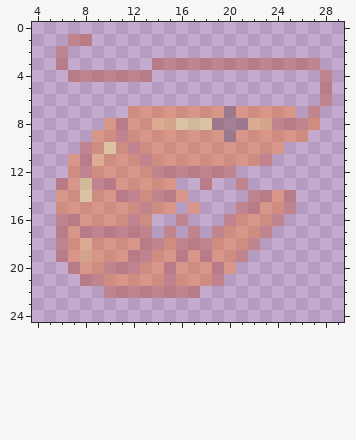
Edited in one commit: pixel-art sprite (Tarea/shrimpExpand.png). That is the earlier state.
The file is 64x64 pixels, drawn in blocks of 2x2; one block is one cell here. Shown: x 4..29, y 0..24.
After the commit:
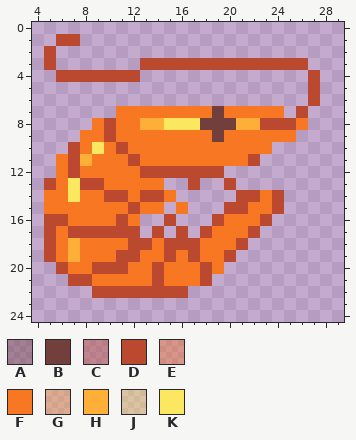
Palette (. is transparent): A #723f3d64  B #723f3d  C #ba493064  D #ba4930  E #f7772364  F #f77723  G #ffaf3864  H #ffaf38  J #fce86064  K #fce860
From old to new:
Changed rows in their new state; - is an unchanged pixel.
first column x 5:
 1 -DD.--------------------
 2 D.----------------------
 3 D.------DDDDDDDDDDDDDD.-
 4 -DDDDDDD.-------------D.
 5 ----------------------D.
 6 ----------------------D.
 7 ------FFFFFFFFBFFFFF.D.-
 8 ----FDFFHHKKKBBBHHDDDF.-
 9 ---FFDFFFFFFFFBFFFFFF.--
10 --DFKFDFFFFFFFFFFFF.----
11 -FDHFFFDFFFFFFFFFD.-----
12 -FDFFFFFDDDDDDD.--------
13 DFKDDFFFFF.-D.-D.-------
14 FFKFFDDFDDF.----DDFD.---
15 FFFFFFFDFF.F.--DDFFD.---
16 DDFFFFDF.-D.--DFFFD.----
17 DFDDDDDD.D.D.DFFFD.-----
18 DFHFFFFDDFDDDFFFD.------
19 DFHFFFDDFFDFDFFD.-------
20 -DFFDDDFFDFFFDF.--------
21 --DDFFFFFDFFFD.---------
22 ----DDDDDDDD.-----------
